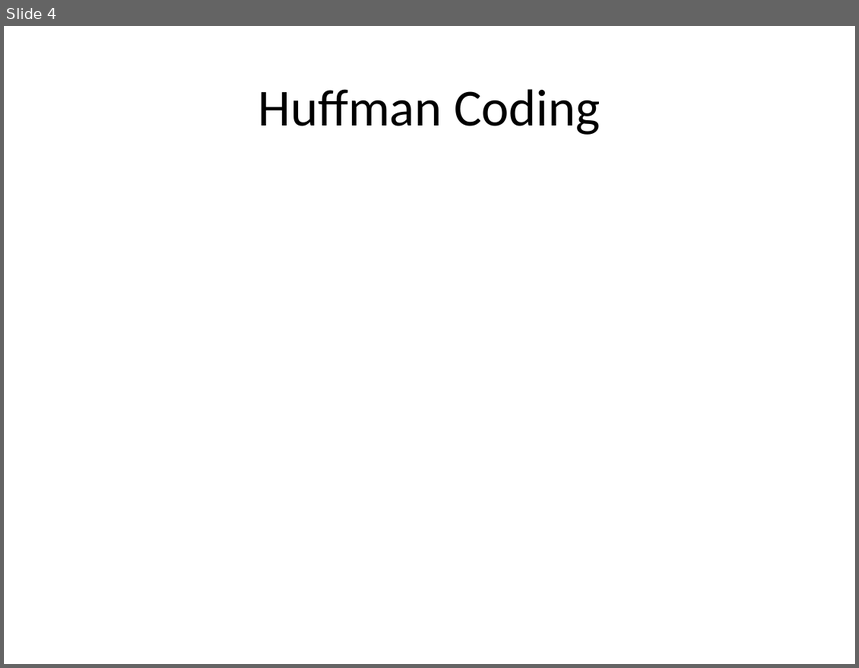
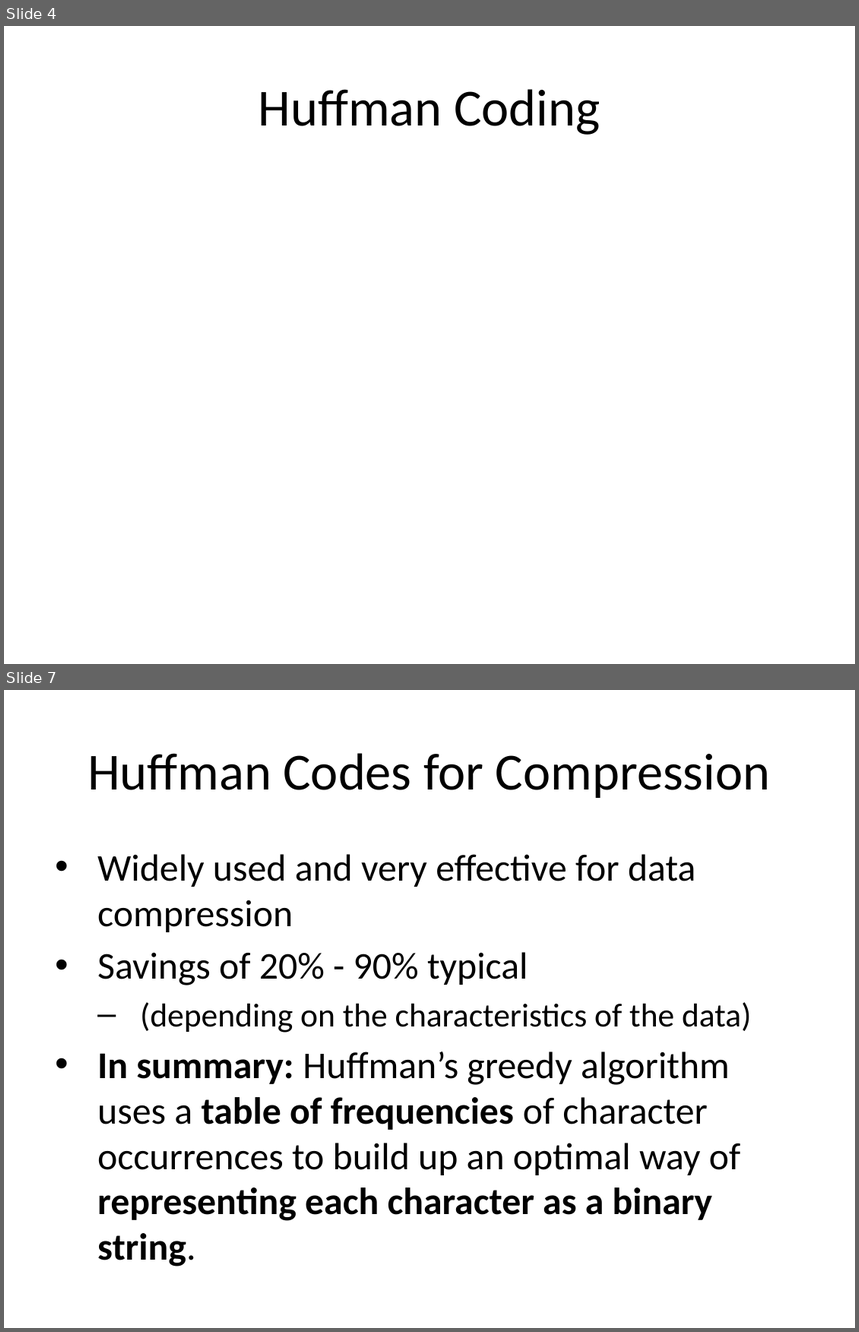
Before and after one commit to ucoruh/ce100-algorithms-and-programming-II, a slide deck: docs/week-9/ce100-week-9-huffman.en.md_word.pptx. Shown one above the other, each under a label of ours: slide 4 before the commit, slides 4 and 7 after it; the slides between them are not shown. The pictures are 859x668 and 859x1332 pixels, drawn with LibreOffice and Linux fonts; fonts in the diff are those of the drawing. Boxes give left, top, right and bottom in pixels: in the first picture for what was removed or moved away, otherwise in the second. Text is boxed around its words. In the diff, an @@ line names an element or a change of style, - is before the commit and + after.

```diff
--- a/docs/week-9/ce100-week-9-huffman.en.md_word.pptx
+++ b/docs/week-9/ce100-week-9-huffman.en.md_word.pptx
@@ slide 7 added at box(4, 690, 855, 1328), background #FFFFFF @@
@@ title added at box(88, 753, 770, 798), 44 pt, text #000000 @@
+Huffman Codes for Compression
@@ text added at box(97, 854, 751, 1267), 32 pt, text #000000 @@
+• Widely used and very effective for data compression
+• Savings of 20% - 90% typical
+  – (depending on the characteristics of the data)
+• In summary: Huffman’s greedy algorithm uses a table of frequencies of character occurrences to build up an optimal way of representing each character as a binary string.
```
Also in this commit, not shown: 1 slide changed, 46 other slides added, 1 slide removed, 29 other files.
